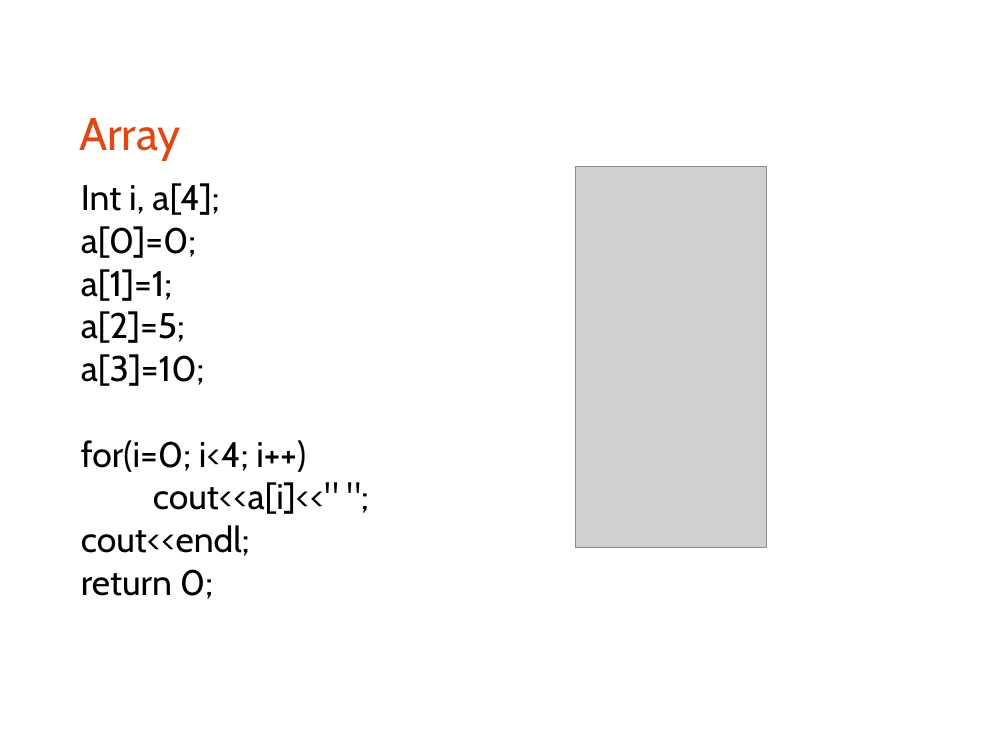
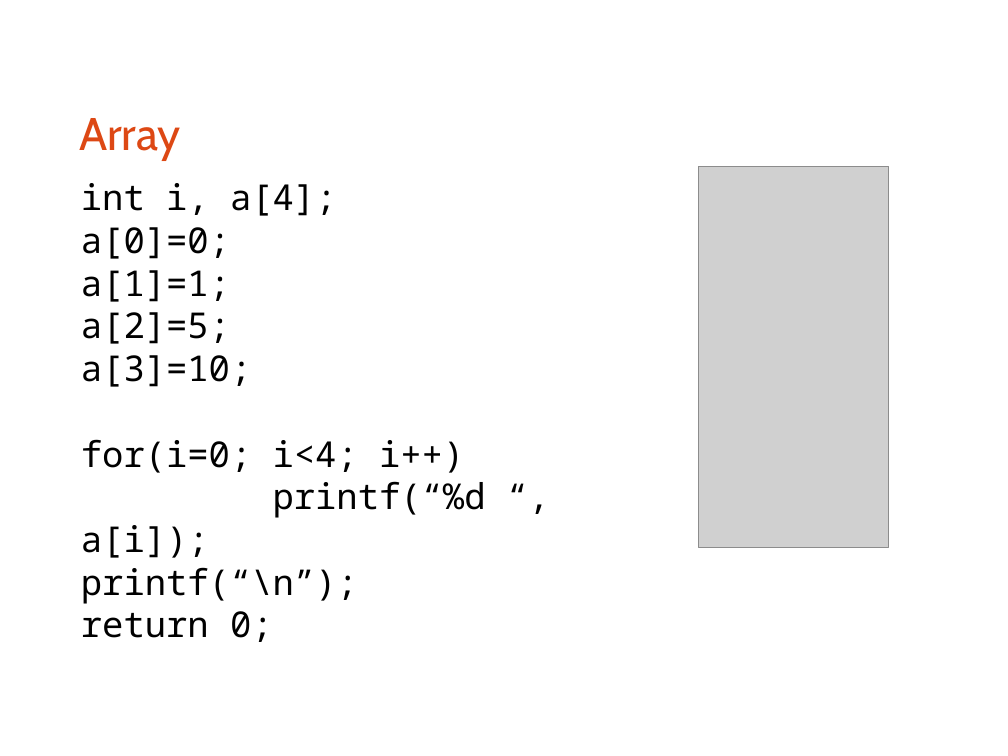
Before and after one commit to bagustris/prokom-tf, a slide deck: slide 14 of prokom4.odp. Drawn at 1008x756 pixels with LibreOffice and Linux fonts; fonts in the diff are those of the drawing; grey boxes stand for pictures. Boxes give left, top, right and bottom in pixels: in the first picture for what was removed or moved away, otherwise in the second. Text is boxed around its words. In the diff, an @@ line names an element or a change of style, - is before the commit and + after.

```diff
--- a/prokom4.odp
+++ b/prokom4.odp
@@ picture: place and size @@
-picture at [576,166,767,548]
+picture at [699,166,889,548]
@@ text at [81,183,337,216]: text changed; font Cabin to Noto Sans Mono @@
-Int i, a[4];
+int i, a[4];
@@ text at [81,227,464,642]: font Cabin to Noto Sans Mono in "a[0]=0;", "a[1]=1;", "a[2]=5;", "a[3]=10;" and 2 more places @@
@@ text at [81,481,486,604]: text changed; font Cabin to Noto Sans Mono @@
-cout<<a[i]<<" ";
-cout<<endl;
+printf(“%d “, a[i]);
+printf(“\n”);
```
Also in this commit, not shown: 12 other slides changed, 1 slide removed, 37 other files.
